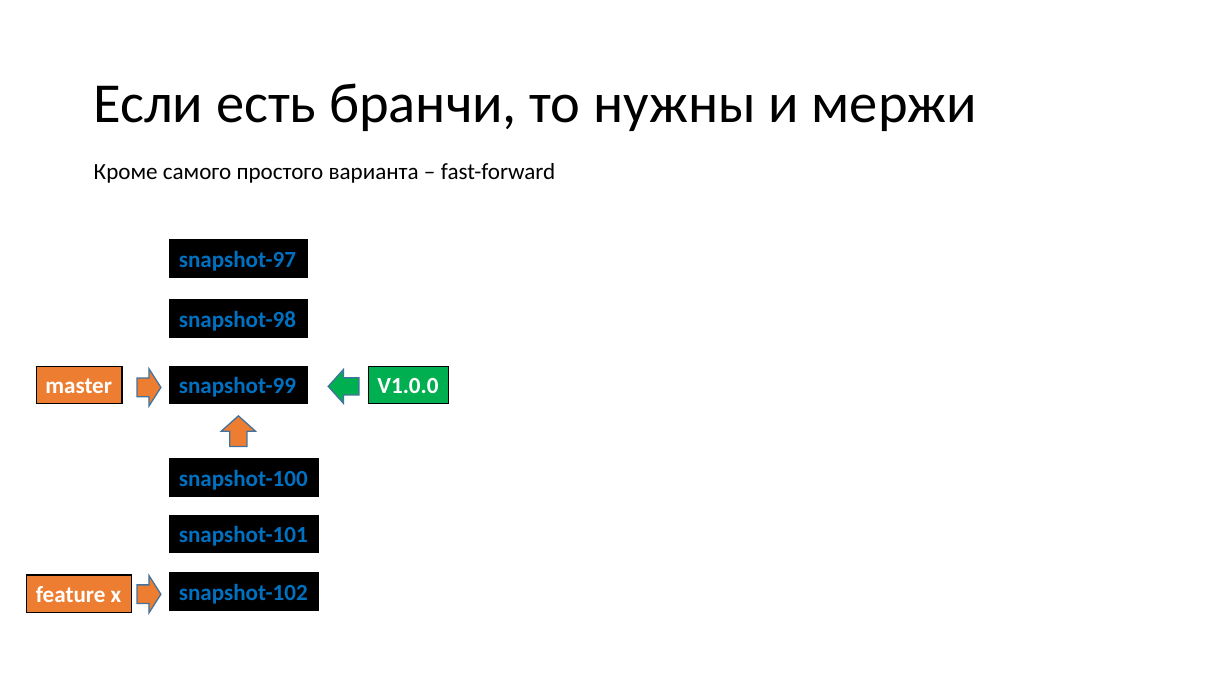
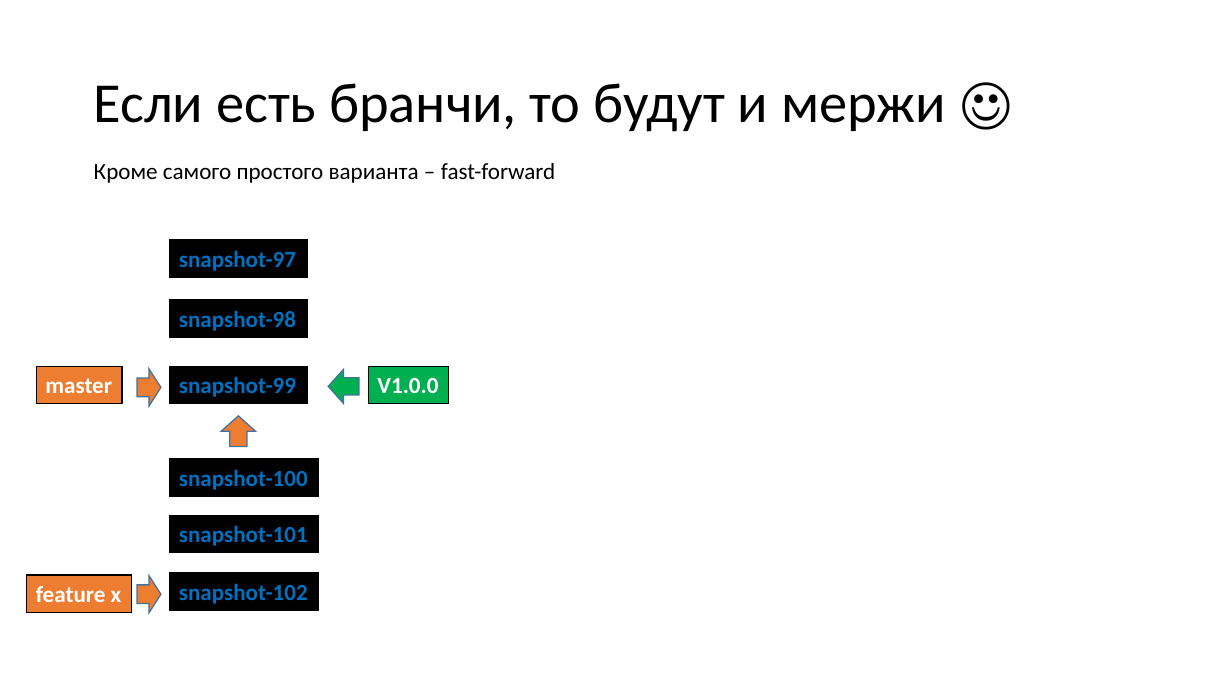
Before and after one commit to dzmitry-varabei/front-end-course, a slide deck: slide 36 of git-commit-code-review/Presentation1.pptx. Drawn at 1232x693 pixels with LibreOffice and Linux fonts; fonts in the diff are those of the drawing. Boxes give left, top, right and bottom in pixels: in the first picture for what was removed or moved away, otherwise in the second. Text is boxed around its words. In the diff, an @@ line names an element or a change of style, - is before the commit and + after.

```diff
--- a/git-commit-code-review/Presentation1.pptx
+++ b/git-commit-code-review/Presentation1.pptx
@@ title at [94, 83, 946, 132]: text changed @@
-Если есть бранчи, то нужны и мержи
+Если есть бранчи, то будут и мержи ☺
```
Also in this commit, not shown: 5 other slides changed, 3 slides added.
